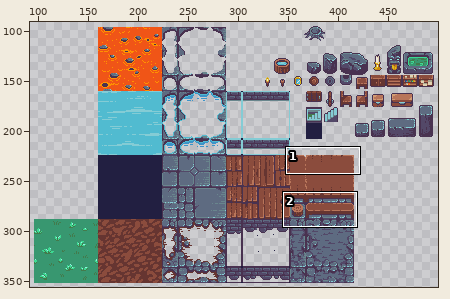
Pixel-art file -- android/assets/ase/biome_castle.ase. The first picture is a wide view before the edit; the outline marks the close-up.
Close-up. As it was:
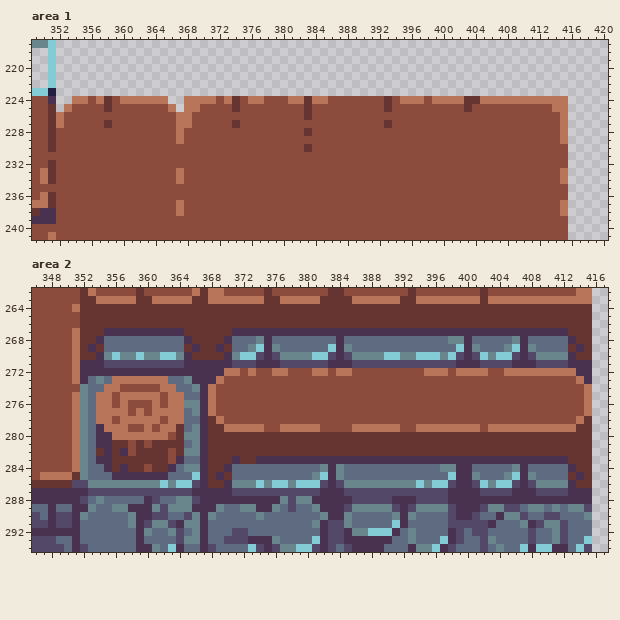
512x512 pixels, 1 frame. Pixels under 10% opacity are left out. Shown: area 1: x 349..420, y 217..241; area 2: x 346..417, y 262..294. The wide view leaves out empty margins.
And afterwards:
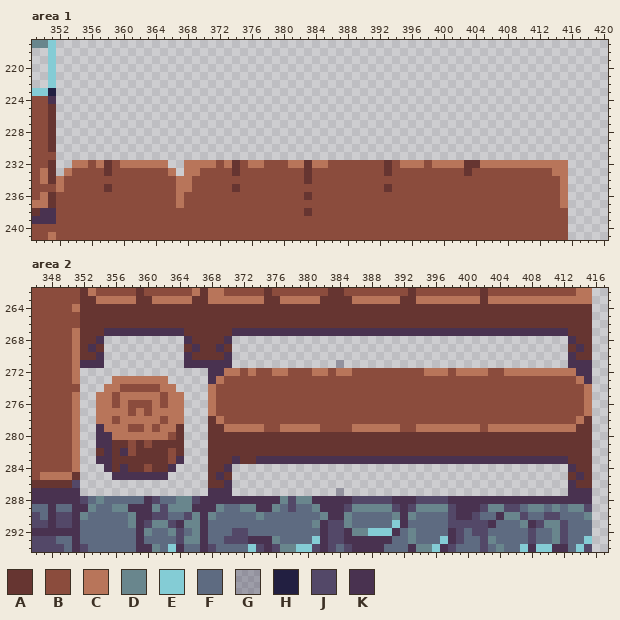
Palette (. is transparent): A #663531  B #8b4c3d  C #b8755a  D #69868d  E #84ccd5  F #5e6b81  G #221f4147  H #221f41  J #534868  K #493250
Edits made:
--- area 1
@@ x 349..420 @@
 223 EEH.....................................................................
-224 BBK..CCBCABCCCCCC..CCCCBCABCCBBBCCACCBBBBBBBABCCCBCCCCAACCCCCCCCCCC.....
-225 BBA.CBBBBABBBBBBBC.CCBBBBABBBBBBBBABBBBBBBBBABBBBBBBBBABBBBBBBBBBCC.....
-226 BBACBBBBBBBBBBBBBBCCBBBBBBBBBBBBBBABBBBBBBBBBBBBBBBBBBBBBBBBBBBBBBC.....
-227 BBACBBBBBABBBBBBBBCCBBBBBABBBBBBBBBBBBBBBBBBABBBBBBBBBBBBBBBBBBBBBC.....
-228 BBABBBBBBBBBBBBBBBCBBBBBBBBBBBBBBBABBBBBBBBBBBBBBBBBBBBBBBBBBBBBBBC.....
-229 BBABBBBBBBBBBBBBBBCBBBBBBBBBBBBBBBBBBBBBBBBBBBBBBBBBBBBBBBBBBBBBBBC.....
-230 BBABBBBBBBBBBBBBBBBBBBBBBBBBBBBBBBABBBBBBBBBBBBBBBBBBBBBBBBBBBBBBBB.....
-231 BBBBBBBBBBBBBBBBBBBBBBBBBBBBBBBBBBBBBBBBBBBBBBBBBBBBBBBBBBBBBBBBBBB.....
-232 BBABBBBBBBBBBBBBBBBBBBBBBBBBBBBBBBBBBBBBBBBBBBBBBBBBBBBBBBBBBBBBBBB.....
-233 BCABBBBBBBBBBBBBBBCBBBBBBBBBBBBBBBBBBBBBBBBBBBBBBBBBBBBBBBBBBBBBBBC.....
-234 BCABBBBBBBBBBBBBBBCBBBBBBBBBBBBBBBBBBBBBBBBBBBBBBBBBBBBBBBBBBBBBBBC.....
-235 BBBBBBBBBBBBBBBBBBBBBBBBBBBBBBBBBBBBBBBBBBBBBBBBBBBBBBBBBBBBBBBBBBB.....
-236 BCABBBBBBBBBBBBBBBBBBBBBBBBBBBBBBBBBBBBBBBBBBBBBBBBBBBBBBBBBBBBBBBB.....
+224 BBK.....................................................................
+225 BBA.....................................................................
+226 BBA.....................................................................
+227 BBA.....................................................................
+228 BBA.....................................................................
+229 BBA.....................................................................
+230 BBA.....................................................................
+231 BBB.....................................................................
+232 BBA..CCBCABCCCCCC..CCCCBCABCCBBBCCACCBBBBBBBABCCCBCCCCAACCCCCCCCCCC.....
+233 BCA.CBBBBABBBBBBBC.CCBBBBABBBBBBBBABBBBBBBBBABBBBBBBBBABBBBBBBBBBCC.....
+234 BCACBBBBBBBBBBBBBBCCBBBBBBBBBBBBBBABBBBBBBBBBBBBBBBBBBBBBBBBBBBBBBC.....
+235 BBBCBBBBBABBBBBBBBCCBBBBBABBBBBBBBBBBBBBBBBBABBBBBBBBBBBBBBBBBBBBBC.....
+236 BCABBBBBBBBBBBBBBBCBBBBBBBBBBBBBBBABBBBBBBBBBBBBBBBBBBBBBBBBBBBBBBC.....
 237 CCABBBBBBBBBBBBBBBCBBBBBBBBBBBBBBBBBBBBBBBBBBBBBBBBBBBBBBBBBBBBBBBC.....
-238 AKKBBBBBBBBBBBBBBBCBBBBBBBBBBBBBBBBBBBBBBBBBBBBBBBBBBBBBBBBBBBBBBBC.....
+238 AKKBBBBBBBBBBBBBBBBBBBBBBBBBBBBBBBABBBBBBBBBBBBBBBBBBBBBBBBBBBBBBBB.....
 239 KKKBBBBBBBBBBBBBBBBBBBBBBBBBBBBBBBBBBBBBBBBBBBBBBBBBBBBBBBBBBBBBBBB.....
--- area 2
@@ x 346..417 @@
 267 BBBBBCAAAKKKKKKKKKKAAAAAAKKKKKKKKKKKKKKKKKKKKKKKKKKKKKKKKKKKKKKKKKKAAA..
-268 BBBBBCAAKFFFFFFFFFFKAAAAKFFFDKFFFFFFFFKFFFFFFFFFFFFFDDKFFFFFDKFFFFFKAA..
-269 BBBBBCAKAFFFFFFFFFFAKAAKAFFDEKDFFFFFFEKDFFFFFFFFFFFFFEKDFFFDEKDFFFFAKA..
-270 BBBBBCAAKDEDDEDDEEDKAAAAKDEEJKJDDDDEEJKJDDDDEEDDEEEDEJKJEDEEJKJDDDDKAA..
-271 BBBBBCKKKJJJJJJJJJJKKKKKKJJJKKKJJJJJJKKKJJJJJJJJJJJJJKKKJJJJKKKJJJJKKK..
-272 BBBBBCKKKKKKKKKKKKKKKKKKCCBCBBCCBBBCCBCCBBBBBBBBBCCCBCCCCBBCCCCCCCCCKK..
-273 BBBBBCKFDFCCCCCCCFFDKKKCBBBBBBBBBBBBBBBBBBBBBBBBBBBBBBBBBBBBBBBBBBBBCK..
-274 BBBBBBDFFCCBBBBBCCFFDKCBBBBBBBBBBBBBBBBBBBBBBBBBBBBBBBBBBBBBBBBBBBBBBC..
-275 BBBBBCDFCCBCCCCCBCCFFKCBBBBBBBBBBBBBBBBBBBBBBBBBBBBBBBBBBBBBBBBBBBBBBC..
-276 BBBBBCDFCCBCBBBCBCCDDKCBBBBBBBBBBBBBBBBBBBBBBBBBBBBBBBBBBBBBBBBBBBBBBC..
-277 BBBBBCDFCCCCBCBCCCCFDKCBBBBBBBBBBBBBBBBBBBBBBBBBBBBBBBBBBBBBBBBBBBBBBC..
-278 BBBBBCDFCCBCCCCCBCCFFKACBBBBBBBBBBBBBBBBBBBBBBBBBBBBBBBBBBBBBBBBBBBBCA..
-279 BBBBBCDFKCCCBBCBCCAFDKAACCCCCBBCCCCCBBBBCCCCCCBBCCCCCCCCBCCCCCCCCCCCAA..
-280 BBBBBCDFKKCCCCCCCBADDKAAAAAAAAAAAAAAAAAAAAAAAAAAAAAAAAAAAAAAAAAAAAAAAA..
-281 BBBBBCDFKKAABABAAAAFDKAAAAAAAAAAAAAAAAAAAAAAAAAAAAAAAAAAAAAAAAAAAAAAAA..
-282 BBBBBCDFAKAKBAAAABADDKAAAAAAAAAAAAAAAAAAAAAAAAAAAAAAAAAAAAAAAAAAAAAAAA..
-283 BBBBBCDFKKAAAAAAABKFFKAAAKAAKKKKKKKKKKKKKKKKKKKKKKKKKKKKKKKKKKKKKKKAAA..
-284 BBBBBCDFFKAKAABAAKFDDKAAKFFFFFFFFFFFDKDFFFFFFFFFFFFDDKKFFFFFDKFFFFFKAA..
-285 BCCCCADFFFKKKKKKKFFFEKAKAFFFFFFFFFFDEKDFFFFFFFFFFFFFEKKDFFFDEKDFFFFAKA..
-286 AAAAAJJDDDDDDDDDEDEEJKAAKDDDEDEEDEEEJKJDDDDDDDDDEDEEJKKJEDEEJKJDDDDKAA..
-287 KKKKKKKJJJJJJJJJJJJJKKKKKJJJJJJJJJJJKKKJJJJJJJJJJJJJKKKKJJJJKKKJJJJKKK..
+268 BBBBBCAAK..........KAAAAK..........................................KAA..
+269 BBBBBCAKA..........AKAAKA..........................................AKA..
+270 BBBBBCAAK..........KAAAAK..........................................KAA..
+271 BBBBBCKKK..........KKKKKK.............G............................KKK..
+272 BBBBBC................KKCCBCBBCCBBBCCBCCBBBBBBBBBCCCBCCCCBBCCCCCCCCCKK..
+273 BBBBBC....CCCCCCC.....KCBBBBBBBBBBBBBBBBBBBBBBBBBBBBBBBBBBBBBBBBBBBBCK..
+274 BBBBBB...CCBBBBBCC....CBBBBBBBBBBBBBBBBBBBBBBBBBBBBBBBBBBBBBBBBBBBBBBC..
+275 BBBBBC..CCBCCCCCBCC...CBBBBBBBBBBBBBBBBBBBBBBBBBBBBBBBBBBBBBBBBBBBBBBC..
+276 BBBBBC..CCBCBBBCBCC...CBBBBBBBBBBBBBBBBBBBBBBBBBBBBBBBBBBBBBBBBBBBBBBC..
+277 BBBBBC..CCCCBCBCCCC...CBBBBBBBBBBBBBBBBBBBBBBBBBBBBBBBBBBBBBBBBBBBBBBC..
+278 BBBBBC..CCBCCCCCBCC...ACBBBBBBBBBBBBBBBBBBBBBBBBBBBBBBBBBBBBBBBBBBBBCA..
+279 BBBBBC..KCCCBBCBCCA...AACCCCCBBCCCCCBBBBCCCCCCBBCCCCCCCCBCCCCCCCCCCCAA..
+280 BBBBBC..KKCCCCCCCBA...AAAAAAAAAAAAAAAAAAAAAAAAAAAAAAAAAAAAAAAAAAAAAAAA..
+281 BBBBBC..KKAABABAAAA...AAAAAAAAAAAAAAAAAAAAAAAAAAAAAAAAAAAAAAAAAAAAAAAA..
+282 BBBBBC..AKAKBAAAABA...AAAAAAAAAAAAAAAAAAAAAAAAAAAAAAAAAAAAAAAAAAAAAAAA..
+283 BBBBBC..KKAAAAAAABK...AAAKAAKKKKKKKKKKKKKKKKKKKKKKKKKKKKKKKKKKKKKKKAAA..
+284 BBBBBC...KAKAABAAK....AAK..........................................KAA..
+285 BCCCCA....KKKKKKK.....AKA..........................................AKA..
+286 AAAAAJ................AAK..........................................KAA..
+287 KKKKKK................KKK.............G............................KKK..
 288 KKKKKKJFDFFFFFKJFFDDJKKKKKKKKKKDJDDKKKKKJJJJJKKKJJJJKKKKKKKKKKKKKKKKKK..
Where, in picture pixels (left, top, right, bottom), the same in both close-ups:
changed: (56, 96, 568, 216)
changed: (80, 336, 568, 496)
